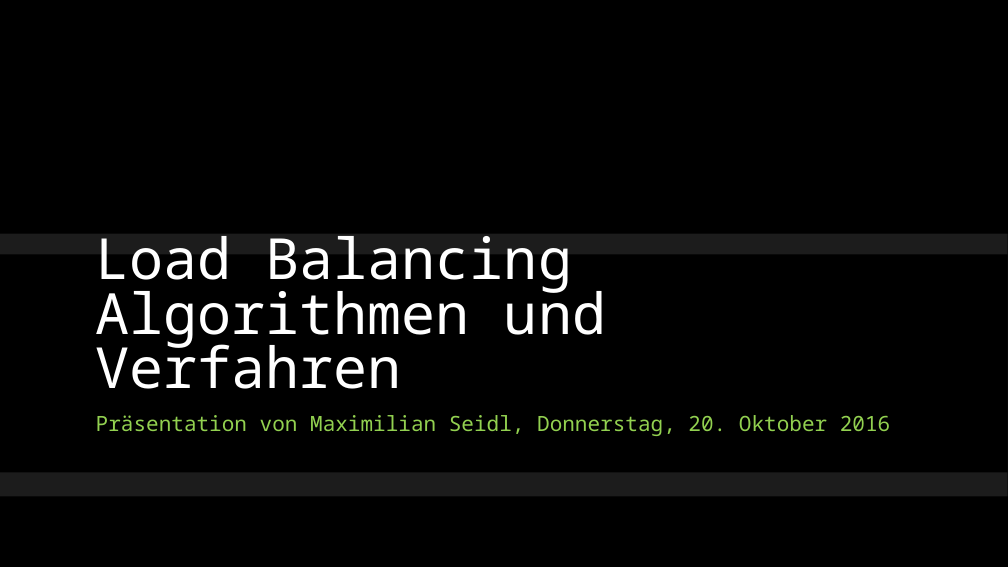
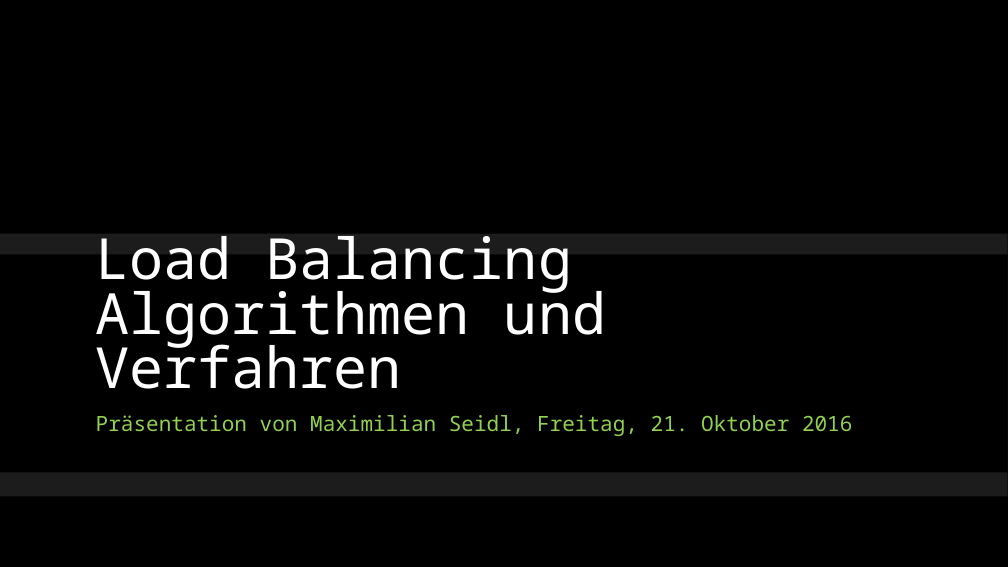
Before and after one commit to mseidl-tgm/1stRow4BHIT, a slide deck: slide 1 of DEZSYS/DEZSYS_LoadBalancing_Präsentation/Load Balancing.pptx. Drawn at 1008x567 pixels with LibreOffice and Linux fonts; fonts in the diff are those of the drawing; background and template pictures are left out. Boxes give left, top, right and bottom in pixels: in the first picture for what was removed or moved away, otherwise in the second. Text is boxed around its words. In the diff, an @@ line names an element or a change of style, - is before the commit and + after.

```diff
--- a/DEZSYS/DEZSYS_LoadBalancing_Präsentation/Load Balancing.pptx
+++ b/DEZSYS/DEZSYS_LoadBalancing_Präsentation/Load Balancing.pptx
@@ subtitle at [96, 415, 852, 436]: text changed @@
-Präsentation von Maximilian Seidl, Donnerstag, 20. Oktober 2016
+Präsentation von Maximilian Seidl, Freitag, 21. Oktober 2016
```
Also in this commit, not shown: 21 other slides changed, 10 other files.
